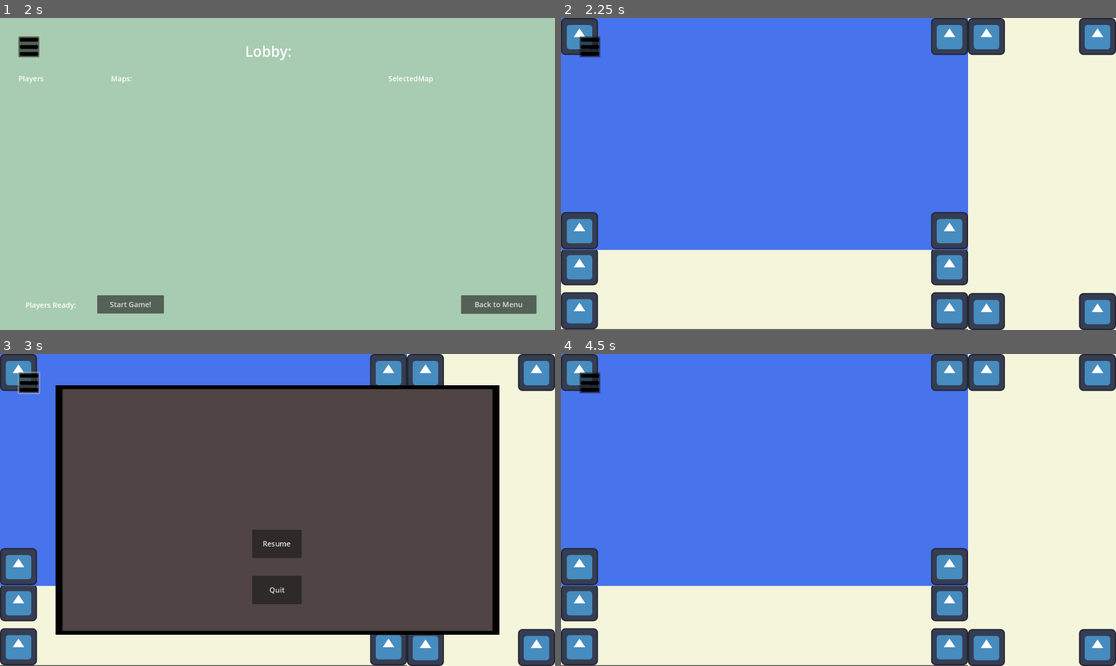
Above: before the commit, frames 1-4 (two rows, left to right).
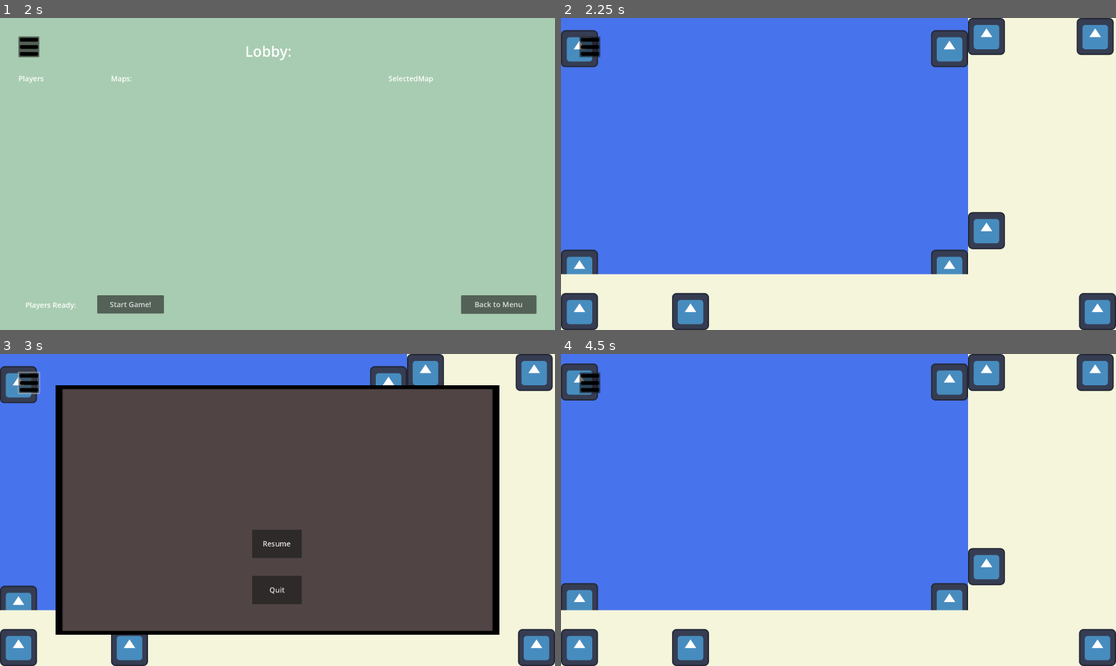
Above: after the commit, the same moments.

Repository: Collyz/Foragers
Game: Godot game, scene res://menu.tscn
Two runs of this game, one before a commit and one after it. Both use one fixed random seed, a clock stepped at 60 frames per second and the inputs below. The engine's default icon, where the game draws it, is replaced by a stand-in: a white triangle on a blue panel in a dark square.
Inputs (mouse positions are in pixels of both pictures, inside the frame that each line leads up to):
- Up to frame 1 (2 s): tap Enter at 0.5 s; move the mouse to (399, 158) at 0.52 s; press the mouse at (399, 158) at 0.53 s; release the mouse at (399, 158) at 1.25 s; click "Host Game" at 1.25 s
- Up to frame 2 (2.25 s): click "Start Game!" at 2 s
- Up to frame 3 (3 s): click (27, 382) at 2.75 s
- Up to frame 4 (4.5 s): click "Resume" at 3.5 s; tap Space at 4.25 s; drag from (727, 525) to (810, 572) at 4.27 s

Frame 1 is identical in both runs. In frame 2, 12% of the frame differs, in the area x 0-100%, y 0-100%; in frame 3, 5.2%; in frame 4, 12%.

Commit message:
Testing 2 viewports for easier event handling

Diff:
--- a/foragers/game_scene.tscn
+++ b/foragers/game_scene.tscn
@@ -22,6 +22,67 @@
 grow_vertical = 2
 color = Color(0.88405, 0.120178, 0.345244, 1)
 
+[node name="SubViewportContainerSides" type="SubViewportContainer" parent="."]
+layout_mode = 1
+anchors_preset = 6
+anchor_left = 1.0
+anchor_top = 0.5
+anchor_right = 1.0
+anchor_bottom = 0.5
+offset_left = -1920.0
+offset_top = -540.0
+offset_bottom = 540.0
+grow_horizontal = 0
+grow_vertical = 2
+
+[node name="SubViewport" type="SubViewport" parent="SubViewportContainerSides"]
+handle_input_locally = false
+size = Vector2i(1920, 1080)
+render_target_update_mode = 4
+
+[node name="BG" type="CanvasLayer" parent="SubViewportContainerSides/SubViewport"]
+layer = -5
+
+[node name="ColorRect" type="ColorRect" parent="SubViewportContainerSides/SubViewport/BG"]
+anchors_preset = 15
+anchor_right = 1.0
+anchor_bottom = 1.0
+grow_horizontal = 2
+grow_vertical = 2
+color = Color(0.960784, 0.960784, 0.862745, 1)
+
+[node name="Icon7" type="Sprite2D" parent="SubViewportContainerSides/SubViewport"]
+position = Vector2(1856, 1016)
+texture = ExtResource("2_po0ka")
+
+[node name="Icon9" type="Sprite2D" parent="SubViewportContainerSides/SubViewport"]
+position = Vector2(1472, 64)
+texture = ExtResource("2_po0ka")
+
+[node name="Icon5" type="Sprite2D" parent="SubViewportContainerSides/SubViewport"]
+position = Vector2(64, 1016)
+texture = ExtResource("2_po0ka")
+
+[node name="Icon4" type="Sprite2D" parent="SubViewportContainerSides/SubViewport"]
+position = Vector2(448, 1016)
+texture = ExtResource("2_po0ka")
+
+[node name="Icon8" type="Sprite2D" parent="SubViewportContainerSides/SubViewport"]
+position = Vector2(1848, 64)
+texture = ExtResource("2_po0ka")
+
+[node name="Icon10" type="Sprite2D" parent="SubViewportContainerSides/SubViewport"]
+position = Vector2(1472, 736)
+texture = ExtResource("2_po0ka")
+
+[node name="SideCamera" type="Camera2D" parent="SubViewportContainerSides/SubViewport"]
+position = Vector2(960, 540)
+position_smoothing_enabled = true
+position_smoothing_speed = 10.0
+rotation_smoothing_enabled = true
+editor_draw_limits = true
+editor_draw_drag_margin = true
+
 [node name="SubViewportContainerBoard" type="SubViewportContainer" parent="."]
 layout_mode = 1
 offset_right = 1408.0
@@ -29,7 +90,7 @@
 
 [node name="SubViewport" type="SubViewport" parent="SubViewportContainerBoard"]
 handle_input_locally = false
-size = Vector2i(1408, 802)
+size = Vector2i(1408, 887)
 render_target_update_mode = 4
 
 [node name="BG" type="CanvasLayer" parent="SubViewportContainerBoard/SubViewport"]
@@ -48,11 +109,11 @@
 texture = ExtResource("2_po0ka")
 
 [node name="Icon8" type="Sprite2D" parent="SubViewportContainerBoard/SubViewport"]
-position = Vector2(64, 736)
+position = Vector2(64, 824)
 texture = ExtResource("2_po0ka")
 
 [node name="Icon9" type="Sprite2D" parent="SubViewportContainerBoard/SubViewport"]
-position = Vector2(1344, 736)
+position = Vector2(1344, 824)
 texture = ExtResource("2_po0ka")
 
 [node name="Icon10" type="Sprite2D" parent="SubViewportContainerBoard/SubViewport"]
@@ -67,107 +128,6 @@
 editor_draw_limits = true
 editor_draw_drag_margin = true
 
-[node name="SubViewportContainerBottom" type="SubViewportContainer" parent="."]
-layout_mode = 1
-anchors_preset = 12
-anchor_top = 1.0
-anchor_right = 1.0
-anchor_bottom = 1.0
-offset_top = -278.0
-offset_right = -512.0
-offset_bottom = 3.0
-grow_horizontal = 2
-grow_vertical = 0
-
-[node name="SubViewport" type="SubViewport" parent="SubViewportContainerBottom"]
-handle_input_locally = false
-size = Vector2i(1408, 278)
-render_target_update_mode = 4
-
-[node name="BG" type="CanvasLayer" parent="SubViewportContainerBottom/SubViewport"]
-layer = -2
-follow_viewport_enabled = true
-
-[node name="ColorRect" type="ColorRect" parent="SubViewportContainerBottom/SubViewport/BG"]
-anchors_preset = 15
-anchor_right = 1.0
-anchor_bottom = 1.0
-grow_horizontal = 2
-grow_vertical = 2
-color = Color(0.960784, 0.960784, 0.862745, 1)
-
-[node name="Icon7" type="Sprite2D" parent="SubViewportContainerBottom/SubViewport"]
-position = Vector2(64, 62)
-texture = ExtResource("2_po0ka")
-
-[node name="Icon8" type="Sprite2D" parent="SubViewportContainerBottom/SubViewport"]
-position = Vector2(1344, 62)
-texture = ExtResource("2_po0ka")
-
-[node name="Icon9" type="Sprite2D" parent="SubViewportContainerBottom/SubViewport"]
-position = Vector2(64, 214)
-texture = ExtResource("2_po0ka")
-
-[node name="Icon10" type="Sprite2D" parent="SubViewportContainerBottom/SubViewport"]
-position = Vector2(1344, 214)
-texture = ExtResource("2_po0ka")
-
-[node name="Camera2D" type="Camera2D" parent="SubViewportContainerBottom/SubViewport"]
-position = Vector2(704, 142)
-
-[node name="SubViewportContainerSide" type="SubViewportContainer" parent="."]
-layout_mode = 1
-anchors_preset = 6
-anchor_left = 1.0
-anchor_top = 0.5
-anchor_right = 1.0
-anchor_bottom = 0.5
-offset_left = -512.0
-offset_top = -256.0
-offset_bottom = 256.0
-grow_horizontal = 0
-grow_vertical = 2
-
-[node name="SubViewport" type="SubViewport" parent="SubViewportContainerSide"]
-handle_input_locally = false
-size = Vector2i(512, 1080)
-render_target_update_mode = 4
-
-[node name="BG" type="CanvasLayer" parent="SubViewportContainerSide/SubViewport"]
-layer = -5
-
-[node name="ColorRect" type="ColorRect" parent="SubViewportContainerSide/SubViewport/BG"]
-anchors_preset = 15
-anchor_right = 1.0
-anchor_bottom = 1.0
-grow_horizontal = 2
-grow_vertical = 2
-color = Color(0.960784, 0.960784, 0.862745, 1)
-
-[node name="Icon7" type="Sprite2D" parent="SubViewportContainerSide/SubViewport"]
-position = Vector2(64, 64)
-texture = ExtResource("2_po0ka")
-
-[node name="Icon5" type="Sprite2D" parent="SubViewportContainerSide/SubViewport"]
-position = Vector2(64, 1016)
-texture = ExtResource("2_po0ka")
-
-[node name="Icon4" type="Sprite2D" parent="SubViewportContainerSide/SubViewport"]
-position = Vector2(448, 1016)
-texture = ExtResource("2_po0ka")
-
-[node name="Icon8" type="Sprite2D" parent="SubViewportContainerSide/SubViewport"]
-position = Vector2(448, 64)
-texture = ExtResource("2_po0ka")
-
-[node name="SideCamera" type="Camera2D" parent="SubViewportContainerSide/SubViewport"]
-position = Vector2(256, 540)
-position_smoothing_enabled = true
-position_smoothing_speed = 10.0
-rotation_smoothing_enabled = true
-editor_draw_limits = true
-editor_draw_drag_margin = true
-
 [node name="SettingsVisualButton" parent="." instance=ExtResource("3_v1wow")]
 offset_left = 64.0
 offset_top = 64.0
